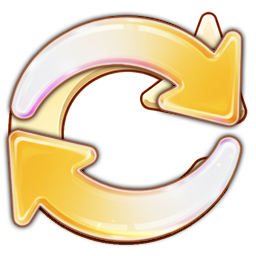
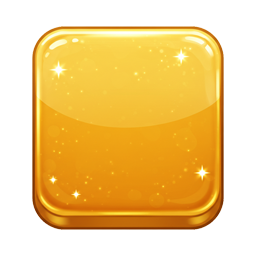
Before/after of a 256×256 layered artwork. What changed in the layer stack:
added layer "Layer 6" above "Layer 5" over <box>32,26,224,230</box>
hid "Layer 5" over <box>7,16,242,242</box>
hid "Layer 3" over <box>8,11,248,245</box>
